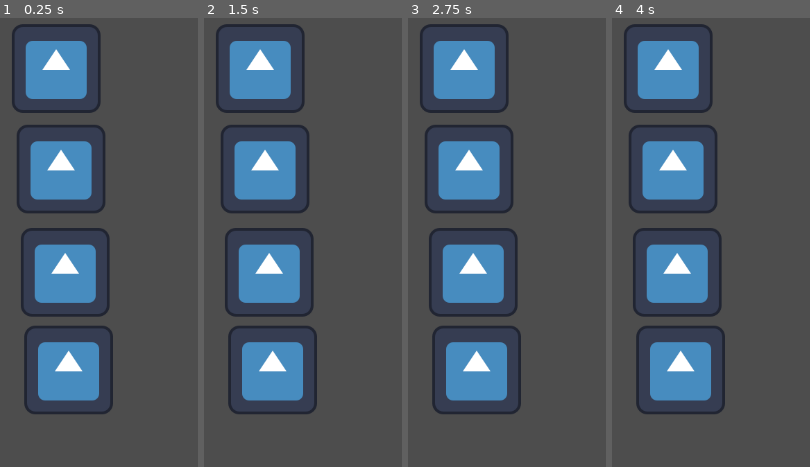
Above: before the commit, frames 1-4 (left to right).
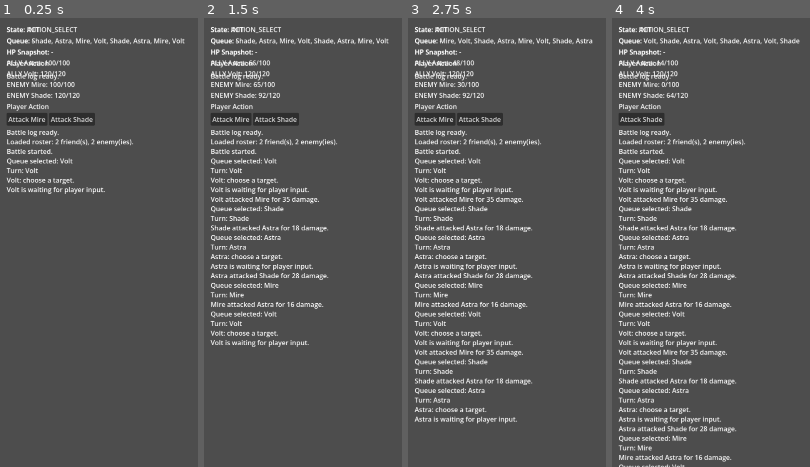
Above: after the commit, the same moments.

Repository: AnthonyNorris101/Finger-Fighters
Game: Godot game, scene res://battle_scene.tscn
Two runs of this game, one before a commit and one after it. Both use one fixed random seed, a clock stepped at 60 frames per second and the inputs below. Before the commit the project starts from res://turn_queue.tscn. The engine's default icon, where the game draws it, is replaced by a stand-in: a white triangle on a blue panel in a dark square.
Inputs (mouse positions are in pixels of both pictures, inside the frame that each line leads up to):
- Up to frame 1 (0.25 s): no input
- Up to frame 2 (1.5 s): click (231, 121) at 0.5 s, where only the run after the commit has a clickable "Attack Mire"; click (275, 121) at 1.25 s, where only the run after the commit has a clickable "Attack Shade"
- Up to frame 3 (2.75 s): click (435, 121) at 2 s, where only the run after the commit has a clickable "Attack Mire"
- Up to frame 4 (4 s): click (683, 121) at 2.75 s, where only the run after the commit has a clickable "Attack Shade"; click (639, 121) at 3.5 s, where only the run after the commit has a clickable "Attack Mire"

The runs differ from the first frame. In frame 1, 24% of the frame differs, in the area x 3-94%, y 1-89%; in frame 2, 27%; in frame 3, 29%; in frame 4, 30%, in the area x 3-95%, y 1-100%.

Commit message:
Battle Scene Setup

Diff:
--- /dev/null
+++ b/battle_scene.tscn
@@ -0,0 +1,31 @@
+[gd_scene load_steps=4 format=3 uid="uid://b56jcp3vwgmqt"]
+
+[ext_resource type="Script" uid="uid://dthd1e5073e5n" path="res://src/main/scripts/Combat/BattleManager.gd" id="1_fw8re"]
+[ext_resource type="Script" uid="uid://dqm3h8k2n7w4p" path="res://src/main/scripts/Combat/battle_scene.gd" id="2_battle"]
+[ext_resource type="PackedScene" uid="uid://c4k2m8n7p1q5w" path="res://src/main/scenes/Combat/BattleHUD.tscn" id="3_hud"]
+
+[node name="BattleScene" type="Node" unique_id=541078792]
+script = ExtResource("2_battle")
+
+[node name="Root" type="Node2D" parent="." unique_id=1151577181]
+
+[node name="BattleManager" type="Node" parent="." unique_id=844452604]
+script = ExtResource("1_fw8re")
+
+[node name="Battlefield" type="Node2D" parent="." unique_id=1330535996]
+
+[node name="UI" type="Control" parent="." unique_id=2057768873]
+layout_mode = 3
+anchors_preset = 15
+anchor_right = 1.0
+anchor_bottom = 1.0
+grow_horizontal = 2
+grow_vertical = 2
+
+[node name="BattleHUD" parent="UI" instance=ExtResource("3_hud")]
+layout_mode = 1
+anchors_preset = 15
+anchor_right = 1.0
+anchor_bottom = 1.0
+grow_horizontal = 2
+grow_vertical = 2
--- a/project.godot
+++ b/project.godot
@@ -11,13 +11,18 @@
 [application]
 
 config/name="Finger Fighters"
-run/main_scene="uid://de62h328knsp8"
+run/main_scene="uid://b56jcp3vwgmqt"
 config/features=PackedStringArray("4.6", "Mobile")
 config/icon="res://src/main/resources/icon.svg"
 
 [autoload]
 
 ElementSystem="*uid://8gx6bjwgk5om"
+
+[display]
+
+window/size/viewport_width=1920
+window/size/viewport_height=1080
 
 [physics]
 
--- /dev/null
+++ b/run.gd
@@ -0,0 +1,22 @@
+extends Node2D
+# Legacy test scene: `turn_queue.tscn`. The game now boots from `battle_scene.tscn` (see Project Settings).
+
+const BattleManagerScript := preload("res://src/main/scripts/Combat/BattleManager.gd")
+const BattleHUDScene := preload("res://src/main/scenes/Combat/BattleHUD.tscn")
+
+func _ready():
+	_clear_scene_placeholders()
+	var battle_manager = BattleManagerScript.new()
+	add_child(battle_manager)
+
+	var battle_hud: BattleHUD = BattleHUDScene.instantiate()
+	add_child(battle_hud)
+	battle_hud.bind_battle_manager(battle_manager)
+
+	battle_manager.start_battle()
+
+
+func _clear_scene_placeholders() -> void:
+	for child in get_children():
+		if child is Sprite2D or child.name == "UnitName":
+			child.queue_free()
--- /dev/null
+++ b/src/main/scenes/Combat/BattleHUD.tscn
@@ -0,0 +1,55 @@
+[gd_scene load_steps=2 format=3 uid="uid://c4k2m8n7p1q5w"]
+
+[ext_resource type="Script" uid="uid://duvuffi2ij4o4" path="res://src/main/scripts/Combat/BattleHUD.gd" id="1_hud"]
+
+[node name="BattleHUD" type="Control"]
+layout_mode = 3
+anchors_preset = 15
+anchor_right = 1.0
+anchor_bottom = 1.0
+grow_horizontal = 2
+grow_vertical = 2
+script = ExtResource("1_hud")
+
+[node name="MarginContainer" type="MarginContainer" parent="."]
+layout_mode = 1
+anchors_preset = 15
+anchor_right = 1.0
+anchor_bottom = 1.0
+grow_horizontal = 2
+grow_vertical = 2
+theme_override_constants/margin_left = 16
+theme_override_constants/margin_top = 16
+theme_override_constants/margin_right = 16
+theme_override_constants/margin_bottom = 16
+
+[node name="MainColumn" type="VBoxContainer" parent="MarginContainer"]
+layout_mode = 2
+size_flags_horizontal = 3
+size_flags_vertical = 3
+
+[node name="StateLabel" type="Label" parent="MarginContainer/MainColumn"]
+layout_mode = 2
+text = "State: INIT"
+
+[node name="QueueLabel" type="Label" parent="MarginContainer/MainColumn"]
+layout_mode = 2
+text = "Queue: -"
+
+[node name="HpLabel" type="Label" parent="MarginContainer/MainColumn"]
+layout_mode = 2
+text = "HP Snapshot: -"
+
+[node name="ActionTitle" type="Label" parent="MarginContainer/MainColumn"]
+layout_mode = 2
+text = "Player Action"
+
+[node name="ButtonRow" type="HBoxContainer" parent="MarginContainer/MainColumn"]
+layout_mode = 2
+
+[node name="LogLabel" type="RichTextLabel" parent="MarginContainer/MainColumn"]
+layout_mode = 2
+size_flags_vertical = 3
+fit_content = true
+scroll_active = true
+text = "Battle log ready."
--- /dev/null
+++ b/src/main/scripts/Combat/BattleHUD.gd
@@ -0,0 +1,112 @@
+class_name BattleHUD
+extends Control
+var _manager: Node
+
+var _state_label: Label
+var _queue_label: Label
+var _hp_label: Label
+var _log_label: RichTextLabel
+var _button_row: HBoxContainer
+
+
+func _ready() -> void:
+	_build_ui()
+
+
+func bind_battle_manager(manager: Node) -> void:
+	_manager = manager
+	_manager.battle_state_changed.connect(_on_battle_state_changed)
+	_manager.queue_preview_changed.connect(_on_queue_preview_changed)
+	_manager.hp_snapshot_changed.connect(_on_hp_snapshot_changed)
+	_manager.player_turn_started.connect(_on_player_turn_started)
+	_manager.battle_log.connect(_on_battle_log)
+	_manager.battle_ended.connect(_on_battle_ended)
+
+
+func _build_ui() -> void:
+	var root := Control.new()
+	root.set_anchors_preset(Control.PRESET_FULL_RECT)
+	add_child(root)
+
+	var margin := MarginContainer.new()
+	margin.add_theme_constant_override("margin_left", 16)
+	margin.add_theme_constant_override("margin_top", 16)
+	margin.add_theme_constant_override("margin_right", 16)
+	margin.add_theme_constant_override("margin_bottom", 16)
+	margin.set_anchors_preset(Control.PRESET_FULL_RECT)
+	root.add_child(margin)
+
+	var column := VBoxContainer.new()
+	column.size_flags_horizontal = Control.SIZE_EXPAND_FILL
+	column.size_flags_vertical = Control.SIZE_EXPAND_FILL
+	margin.add_child(column)
+
+	_state_label = Label.new()
+	_state_label.text = "State: INIT"
+	column.add_child(_state_label)
+
+	_queue_label = Label.new()
+	_queue_label.text = "Queue: -"
+	column.add_child(_queue_label)
+
+	_hp_label = Label.new()
+	_hp_label.text = "HP Snapshot: -"
+	column.add_child(_hp_label)
+
+	var action_title := Label.new()
+	action_title.text = "Player Action"
+	column.add_child(action_title)
+
+	_button_row = HBoxContainer.new()
+	column.add_child(_button_row)
+
+	_log_label = RichTextLabel.new()
+	_log_label.fit_content = true
+	_log_label.scroll_active = true
+	_log_label.size_flags_vertical = Control.SIZE_EXPAND_FILL
+	_log_label.text = "Battle log ready."
+	column.add_child(_log_label)
+
+
+func _on_battle_state_changed(state: String) -> void:
+	_state_label.text = "State: %s" % state
+
+
+func _on_queue_preview_changed(names: Array) -> void:
+	_queue_label.text = "Queue: %s" % ", ".join(names) if not names.is_empty() else "Queue: -"
+
+
+func _on_hp_snapshot_changed(lines: Array) -> void:
+	_hp_label.text = "HP Snapshot:\n%s" % "\n".join(lines)
+
+
+func _on_player_turn_started(actor_name: String, target_names: Array) -> void:
+	_clear_buttons()
+	for i in range(target_names.size()):
+		var button := Button.new()
+		button.text = "Attack %s" % target_names[i]
+		button.pressed.connect(_on_attack_button_pressed.bind(i))
+		_button_row.add_child(button)
+	_on_battle_log("%s: choose a target." % actor_name)
+
+
+func _on_attack_button_pressed(target_index: int) -> void:
+	if _manager == null:
+		return
+	_manager.player_basic_attack(target_index)
+	_clear_buttons()
+
+
+func _on_battle_log(message: String) -> void:
+	_log_label.text += "\n%s" % message
+
+
+func _on_battle_ended(victory: bool) -> void:
+	_clear_buttons()
+	var result := "Victory" if victory else "Defeat"
+	_on_battle_log("Result: %s" % result)
+
+
+func _clear_buttons() -> void:
+	for child in _button_row.get_children():
+		child.queue_free()
--- /dev/null
+++ b/src/main/scripts/Combat/BattleManager.gd
@@ -0,0 +1,335 @@
+class_name BattleManager
+extends Node
+
+signal battle_log(message: String)
+signal battle_state_changed(state: String)
+signal queue_preview_changed(preview_names: Array)
+signal hp_snapshot_changed(lines: Array)
+signal player_turn_started(actor_name: String, target_names: Array)
+signal battle_ended(victory: bool)
+
+enum BattleState {
+	INIT,
+	BATTLE_START,
+	TURN_START,
+	ACTION_SELECT,
+	ACTION_RESOLVE,
+	TURN_END,
+	BATTLE_END,
+}
+
+const DEFAULT_ICON_PATH := "res://src/main/resources/icon.svg"
+const FALLBACK_FRIEND_NAMES: Array[String] = ["Astra", "Volt"]
+const FALLBACK_ENEMY_NAMES: Array[String] = ["Mire", "Shade"]
+
+@export var friend_roster_paths: Array[String] = []
+@export var enemy_roster_paths: Array[String] = []
+@export var debug_logging: bool = true
+
+var _state: BattleState = BattleState.INIT
+var _turn_queue: TurnQueueManager
+var _friends: Array[BattleUnit] = []
+var _enemies: Array[BattleUnit] = []
+var _all_units: Array[BattleUnit] = []
+
+var _current_actor: BattleUnit
+var _pending_targets: Array[BattleUnit] = []
+var _awaiting_player_input: bool = false
+var _battle_over: bool = false
+
+
+func start_battle() -> void:
+	_initialize_queue()
+	_create_battle_rosters()
+	_register_units()
+	_set_state(BattleState.BATTLE_START)
+	_emit_hp_snapshot()
+	_emit_queue_preview(_turn_queue.get_queue_preview())
+	_log("Battle started.")
+	_set_state(BattleState.TURN_START)
+	advance_turn()
+
+
+func player_basic_attack(target_index: int) -> void:
+	if _battle_over or not _awaiting_player_input:
+		return
+	if _current_actor == null or not is_instance_valid(_current_actor):
+		_awaiting_player_input = false
+		advance_turn()
+		return
+	if target_index < 0 or target_index >= _pending_targets.size():
+		_log("Invalid target selection.")
+		return
+	var target := _pending_targets[target_index]
+	if target == null or not is_instance_valid(target) or not target.is_alive:
+		_log("That target is no longer available.")
+		_refresh_player_targets()
+		return
+	_awaiting_player_input = false
+	_set_state(BattleState.ACTION_RESOLVE)
+	_resolve_basic_attack(_current_actor, target)
+	_finish_turn()
+
+
+func advance_turn() -> void:
+	if _battle_over:
+		return
+	if _check_battle_end():
+		return
+	_set_state(BattleState.TURN_START)
+	var actor := _turn_queue.advance_to_next_turn()
+	if actor == null:
+		_log("No valid actor could be selected.")
+		return
+	if not is_instance_valid(actor) or not actor.can_act():
+		call_deferred("advance_turn")
+		return
+	_current_actor = actor
+	_log("Turn: %s" % _safe_unit_name(actor))
+	if actor.data != null and actor.data.is_friend:
+		_handle_player_turn(actor)
+	else:
+		_handle_enemy_turn(actor)
+
+
+func _initialize_queue() -> void:
+	_turn_queue = TurnQueueManager.new()
+	add_child(_turn_queue)
+	_turn_queue.turn_started.connect(_on_queue_turn_started)
+	_turn_queue.queue_updated.connect(_emit_queue_preview)
+
+
+func _create_battle_rosters() -> void:
+	_friends.clear()
+	_enemies.clear()
+	_all_units.clear()
+
+	var friend_data := _load_roster_data(friend_roster_paths, true, FALLBACK_FRIEND_NAMES)
+	var enemy_data := _load_roster_data(enemy_roster_paths, false, FALLBACK_ENEMY_NAMES)
+
+	for data in friend_data:
+		_add_unit(data)
+	for data in enemy_data:
+		_add_unit(data)
+
+	_log("Loaded roster: %d friend(s), %d enemy(ies)." % [_friends.size(), _enemies.size()])
+
+
+func _load_roster_data(paths: Array[String], is_friend: bool, fallback_names: Array[String]) -> Array[UnitData]:
+	var loaded: Array[UnitData] = []
+	for path in paths:
+		var resource := load(path)
+		if resource is UnitData:
+			var data: UnitData = resource.duplicate(true)
+			data.is_friend = is_friend
+			loaded.append(data)
+		else:
+			_log("Missing UnitData at %s. Using fallback unit(s)." % path)
+	if loaded.is_empty():
+		for i in range(fallback_names.size()):
+			loaded.append(_create_fallback_unit_data(fallback_names[i], is_friend, i))
+	return loaded
+
+
+func _create_fallback_unit_data(unit_name: String, is_friend: bool, index: int) -> UnitData:
+	var data := UnitData.new()
+	data.unit_name = unit_name
+	data.unit_id = "%s_%d" % [unit_name.to_lower(), index]
+	data.is_friend = is_friend
+	data.element = ElementSystem.Element.FIRE if is_friend else ElementSystem.Element.EARTH
+	data.base_hp = 100 + index * 20
+	data.base_atk = 24 + index * 4
+	data.base_def = 20 + index * 3
+	data.base_elem_res = 12 + index * 2
+	data.base_spd = 95 + index * 8
+	data.base_crit_dmg = 1.35 + float(index) * 0.05
+	data.skill_bar_max = 100
+	data.current_level = 1
+	data.max_level = 80
+	data.star_level = 1
+	var texture: Texture2D = load(DEFAULT_ICON_PATH)
+	data.sprite = texture
+	return data
+
+
+func _add_unit(data: UnitData) -> void:
+	if data == null:
+		return
+	var unit := BattleUnit.new()
+	unit.data = data
+	unit.setup()
+	unit.unit_died.connect(_on_unit_died.bind(unit))
+	unit.hp_changed.connect(_on_hp_changed)
+	add_child(unit)
+	_all_units.append(unit)
+	if data.is_friend:
+		_friends.append(unit)
+	else:
+		_enemies.append(unit)
+
+
+func _register_units() -> void:
+	for unit in _all_units:
+		_turn_queue.register_unit(unit)
+	_emit_queue_preview(_turn_queue.get_queue_preview())
+	if debug_logging:
+		_turn_queue.debug_print_av()
+
+
+func _handle_player_turn(actor: BattleUnit) -> void:
+	_set_state(BattleState.ACTION_SELECT)
+	_pending_targets = _get_living_units(_enemies)
+	if _pending_targets.is_empty():
+		_check_battle_end()
+		return
+	_awaiting_player_input = true
+	var target_names: Array = []
+	for target in _pending_targets:
+		target_names.append(_safe_unit_name(target))
+	player_turn_started.emit(_safe_unit_name(actor), target_names)
+	_log("%s is waiting for player input." % _safe_unit_name(actor))
+
+
+func _handle_enemy_turn(actor: BattleUnit) -> void:
+	_set_state(BattleState.ACTION_RESOLVE)
+	var targets := _get_living_units(_friends)
+	if targets.is_empty():
+		_check_battle_end()
+		return
+	var target := targets[0]
+	_resolve_basic_attack(actor, target)
+	_finish_turn()
+
+
+func _resolve_basic_attack(attacker: BattleUnit, target: BattleUnit) -> void:
+	if attacker == null or target == null:
+		return
+	if not attacker.is_alive or not target.is_alive:
+		return
+	var damage: int = int(target.call(
+		"take_damage",
+		int(attacker.get_stat("base_atk")),
+		attacker.data.element,
+		float(attacker.get_stat("base_crit_dmg"))
+	))
+	_log("%s attacked %s for %d damage." % [_safe_unit_name(attacker), _safe_unit_name(target), damage])
+	_emit_hp_snapshot()
+
+
+func _finish_turn() -> void:
+	_set_state(BattleState.TURN_END)
+	if _check_battle_end():
+		return
+	call_deferred("advance_turn")
+
+
+func _check_battle_end() -> bool:
+	var living_friends := _get_living_units(_friends)
+	var living_enemies := _get_living_units(_enemies)
+	if living_friends.is_empty():
+		_end_battle(false)
+		return true
+	if living_enemies.is_empty():
+		_end_battle(true)
+		return true
+	return false
+
+
+func _end_battle(victory: bool) -> void:
+	if _battle_over:
+		return
+	_battle_over = true
+	_awaiting_player_input = false
+	_set_state(BattleState.BATTLE_END)
+	_log("Battle ended: %s" % ("Victory" if victory else "Defeat"))
+	battle_ended.emit(victory)
+
+
+func _refresh_player_targets() -> void:
+	if not _awaiting_player_input:
+		return
+	_pending_targets = _get_living_units(_enemies)
+	var target_names: Array = []
+	for target in _pending_targets:
+		target_names.append(_safe_unit_name(target))
+	player_turn_started.emit(_safe_unit_name(_current_actor), target_names)
+
+
+func _get_living_units(units: Array[BattleUnit]) -> Array[BattleUnit]:
+	var living: Array[BattleUnit] = []
+	for unit in units:
+		if unit != null and is_instance_valid(unit) and unit.is_alive:
+			living.append(unit)
+	return living
+
+
+func _on_unit_died(unit: BattleUnit) -> void:
+	_log("%s was defeated." % _safe_unit_name(unit))
+	_emit_hp_snapshot()
+	_emit_queue_preview(_turn_queue.get_queue_preview())
+	_refresh_player_targets()
+	_check_battle_end()
+
+
+func _on_hp_changed(_new_hp: int, _max_hp: int) -> void:
+	_emit_hp_snapshot()
+
+
+func _on_queue_turn_started(unit: BattleUnit) -> void:
+	if debug_logging:
+		_log("Queue selected: %s" % _safe_unit_name(unit))
+
+
+func _emit_queue_preview(preview: Array) -> void:
+	var names: Array = []
+	for unit in preview:
+		if unit is BattleUnit:
+			names.append(_safe_unit_name(unit))
+	queue_preview_changed.emit(names)
+
+
+func _emit_hp_snapshot() -> void:
+	var lines: Array = []
+	for unit in _all_units:
+		if unit == null or not is_instance_valid(unit):
+			continue
+		var side := "ALLY" if unit.data != null and unit.data.is_friend else "ENEMY"
+		lines.append("%s %s: %d/%d" % [side, _safe_unit_name(unit), unit.current_hp, unit.max_hp])
+	hp_snapshot_changed.emit(lines)
+
+
+func _set_state(next_state: BattleState) -> void:
+	_state = next_state
+	battle_state_changed.emit(_state_name(_state))
+
+
+func _state_name(value: BattleState) -> String:
+	match value:
+		BattleState.INIT:
+			return "INIT"
+		BattleState.BATTLE_START:
+			return "BATTLE_START"
+		BattleState.TURN_START:
+			return "TURN_START"
+		BattleState.ACTION_SELECT:
+			return "ACTION_SELECT"
+		BattleState.ACTION_RESOLVE:
+			return "ACTION_RESOLVE"
+		BattleState.TURN_END:
+			return "TURN_END"
+		BattleState.BATTLE_END:
+			return "BATTLE_END"
+		_:
+			return "UNKNOWN"
+
+
+func _safe_unit_name(unit: BattleUnit) -> String:
+	if unit == null or unit.data == null or unit.data.unit_name.is_empty():
+		return "Unknown"
+	return unit.data.unit_name
+
+
+func _log(message: String) -> void:
+	if debug_logging:
+		print("[Battle] %s" % message)
+	battle_log.emit(message)
--- a/src/main/scripts/Combat/BattleUnit.gd
+++ b/src/main/scripts/Combat/BattleUnit.gd
@@ -16,22 +16,35 @@
 var equipment_bonuses: Dictionary = {}  # e.g. { "atk": 5, "def": 3 }
 
 func setup():
+	if data == null:
+		push_warning("BattleUnit.setup called without UnitData.")
+		return
 	max_hp = data.base_hp
-	max_ult = data.ult_cost
+	max_ult = data.skill_bar_max
 	current_hp = max_hp
 	current_ult = 0
+	is_alive = true
 
-func get_stat(stat: String) -> int:
+func get_stat(stat: String):
+	if data == null:
+		return 0
 	var base = data.get(stat)
+	if base == null:
+		base = 0
 	var bonus = equipment_bonuses.get(stat, 0)
 	return base + bonus
 
-func take_damage(amount: int, element: ElementSystem.Element) -> int:
+func take_damage(amount: int, attacker_element: ElementSystem.Element, attacker_crit_dmg: float = 1.25) -> int:
 	if not is_alive:
 		return 0
-	var multiplier = get_stat("base_crit")
-	var defense_reduction = (1 - 10/get_stat("base_def"))
-	var final_damage = max(1, int(amount*multiplier*defense_reduction))
+	var final_damage := ElementSystem.calculate_damage(
+		amount,
+		int(get_stat("base_def")),
+		int(get_stat("base_elem_res")),
+		attacker_element,
+		data.element if data != null else ElementSystem.Element.NONE,
+		attacker_crit_dmg
+	)
 	current_hp = clamp(current_hp - final_damage, 0, max_hp)
 	hp_changed.emit(current_hp, max_hp)
 	if current_hp == 0:
@@ -48,5 +61,7 @@
 	return is_alive
 
 func die():
+	if not is_alive:
+		return
 	is_alive = false
 	unit_died.emit()
--- a/src/main/scripts/Combat/TurnSystem/TurnQueue.gd
+++ b/src/main/scripts/Combat/TurnSystem/TurnQueue.gd
@@ -1,6 +1,9 @@
 extends Node
 
 class_name TurnQueue
+
+# Legacy prototype queue. Combat runtime now uses TurnQueueManager.
+# Keep this script only for historical reference until fully removed.
 
 var active_character
 
@@ -17,4 +20,4 @@
 	active_character = get_child(new_index)
 
 func get_battlers():
-	return self.childre
+	return self.children
--- a/src/main/scripts/Combat/TurnSystem/TurnQueueManager.gd
+++ b/src/main/scripts/Combat/TurnSystem/TurnQueueManager.gd
@@ -109,8 +109,8 @@
 
 # Tiebreak: higher SPD first → friends before enemies
 func _tiebreak_sort(a: BattleUnit, b: BattleUnit) -> bool:
-	var spd_a := a.get_stat("base_spd")
-	var spd_b := b.get_stat("base_spd")
+	var spd_a = a.get_stat("base_spd")
+	var spd_b = b.get_stat("base_spd")
 	if spd_a != spd_b:
 		return spd_a > spd_b
 	# Same speed: friendly units act before enemies
--- /dev/null
+++ b/src/main/scripts/Combat/battle_scene.gd
@@ -0,0 +1,9 @@
+extends Node
+
+@onready var battle_manager: BattleManager = $BattleManager
+@onready var battle_hud: BattleHUD = $UI/BattleHUD
+
+
+func _ready() -> void:
+	battle_hud.bind_battle_manager(battle_manager)
+	battle_manager.start_battle()
--- a/turn_queue.tscn
+++ b/turn_queue.tscn
@@ -1,8 +1,10 @@
 [gd_scene format=3 uid="uid://de62h328knsp8"]
 
 [ext_resource type="Texture2D" uid="uid://cvkmcgdn65omo" path="res://src/main/resources/icon.svg" id="1_aow2q"]
+[ext_resource type="Script" uid="uid://cu3280f3f0xjv" path="res://run.gd" id="1_kgg5g"]
 
 [node name="TurnQueue" type="Node2D" unique_id=651271599]
+script = ExtResource("1_kgg5g")
 
 [node name="Gobot" type="Sprite2D" parent="." unique_id=663173519]
 position = Vector2(81, 73)
@@ -16,6 +18,8 @@
 position = Vector2(94, 367)
 texture = ExtResource("1_aow2q")
 
-[node name="Gobot4" type="Sprite2D" parent="." unique_id=974739322]
+[node name="UnitName" type="Node2D" parent="." unique_id=724185850]
+
+[node name="Gobot4" type="Sprite2D" parent="UnitName" unique_id=974739322]
 position = Vector2(99, 508)
 texture = ExtResource("1_aow2q")
--- a/unit_menu.tscn
+++ b/unit_menu.tscn
@@ -1,4 +1,7 @@
 [gd_scene format=3 uid="uid://dh4mliok40be0"]
+
+[sub_resource type="StyleBoxFlat" id="StyleBoxFlat_rxbfj"]
+bg_color = Color(0.60531515, 0.8378535, 0.98636526, 1)
 
 [node name="UnitMenu" type="Control" unique_id=583017197]
 layout_mode = 3
@@ -8,9 +11,13 @@
 grow_horizontal = 2
 grow_vertical = 2
 
-[node name="Container" type="Container" parent="." unique_id=365049474]
-layout_mode = 0
-offset_left = 288.0
-offset_right = 1440.0
-offset_bottom = 648.0
+[node name="Panel" type="Panel" parent="." unique_id=1496033142]
+layout_mode = 1
+anchors_preset = 15
+anchor_right = 1.0
+anchor_bottom = 1.0
+grow_horizontal = 2
+grow_vertical = 2
 scale = Vector2(0.5, 1)
+pivot_offset_ratio = Vector2(0.5, 0)
+theme_override_styles/panel = SubResource("StyleBoxFlat_rxbfj")
Not shown, added: run.gd.uid
Not shown, added: src/main/scripts/Combat/BattleHUD.gd.uid
Not shown, added: src/main/scripts/Combat/BattleManager.gd.uid
Not shown, added: src/main/scripts/Combat/battle_scene.gd.uid
